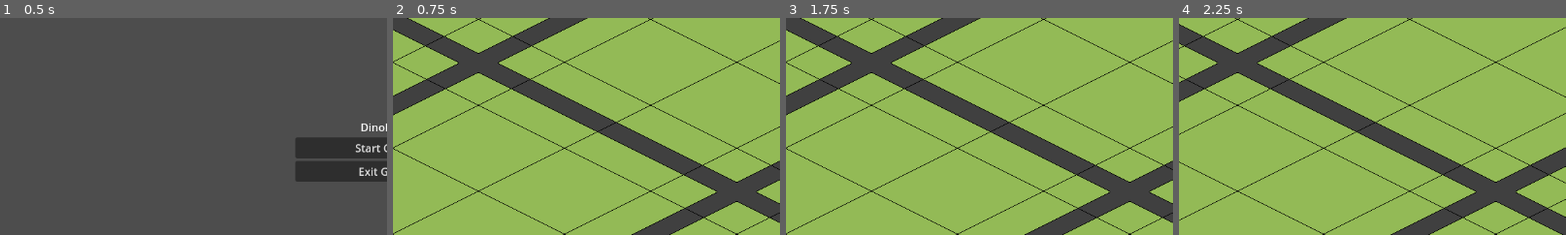
Above: before the commit, frames 1-4 (left to right).
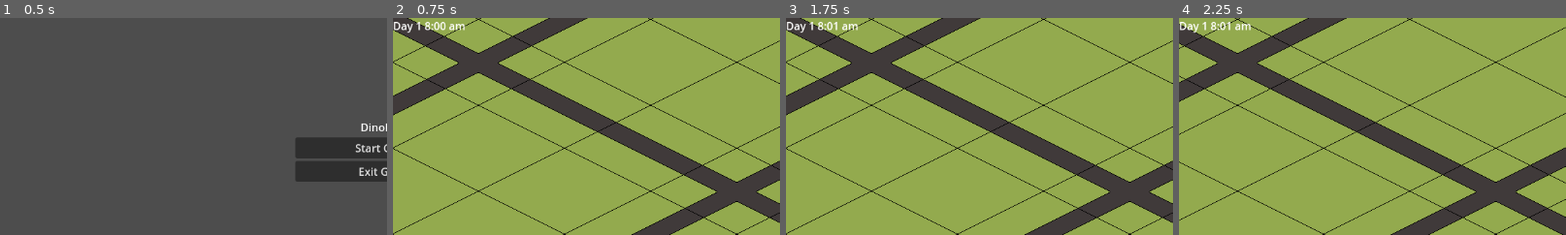
Above: after the commit, the same moments.

Repository: Olyveon/DinoPark
Game: Godot game, scene res://scenes/main_menu.tscn
Two runs of this game, one before a commit and one after it. Both use one fixed random seed, a clock stepped at 60 frames per second and the inputs below.
Inputs (mouse positions are % of the whole screen's width and height, from its top left):
- Up to frame 1 (0.5 s): no input
- Up to frame 2 (0.75 s): click "Start Game" at 0.5 s
- Up to frame 3 (1.75 s): click "Building Mode" at 1.25 s
- Up to frame 4 (2.25 s): tap Enter at 2 s; move the mouse to (72, 45) at 2.02 s; press the mouse at (72, 45) at 2.03 s; hold D (move_right) from 2.03 s (still down)
The pictures show only the part of the screen within x 0-50%, y 0-50%; the shares and areas given below are measured in that part.

Frame 1 is identical in both runs. In frame 2, 0.4% of the frame differs, in the area x 0-19%, y 1-7%; in frame 3, 0.4%; in frame 4, 0.4%.

Commit message:
added a day and night cycle with time and day counters

Diff:
--- /dev/null
+++ b/assets/daynightcycle-gradient-texture.tres
@@ -0,0 +1,10 @@
+[gd_resource type="GradientTexture1D" load_steps=2 format=3 uid="uid://bkpc1kjm4t2xn"]
+
+[sub_resource type="Gradient" id="Gradient_faefq"]
+interpolation_mode = 2
+offsets = PackedFloat32Array(0, 0.208301, 0.379708, 0.5196, 0.599539, 0.678709, 1)
+colors = PackedColorArray(0.169088, 0.18037, 0.333017, 1, 0.215204, 0.199866, 0.394424, 1, 0.428431, 0.193332, 0.564388, 1, 0.953258, 0.459474, 0.668641, 1, 1, 0.594559, 0.609267, 1, 1.00198, 0.870214, 0.866891, 1, 1, 1, 1, 1)
+
+[resource]
+gradient = SubResource("Gradient_faefq")
+width = 2048
--- a/savedGame/save_loader.gd
+++ b/savedGame/save_loader.gd
@@ -1,4 +1,5 @@
 extends Node
+@onready var canvas_modulate = %CanvasModulate
 @onready var tile_map = %TileMap
 @onready var player = %Player
 @onready var camera = player.get_child(0)
@@ -6,6 +7,8 @@
 func save_game():
 	var saved_game:SavedGame = SavedGame.new()
 
+	saved_game.global_time = Global.time
+	saved_game.global_past_minute = Global.past_minute
 	saved_game.camera_zoom = camera.zoom
 	saved_game.player_position = player.position
 
@@ -18,8 +21,11 @@
 
 func load_game():
 	Global.on_load()
+	canvas_modulate.on_load()
 	var saved_game:SavedGame = load("user://savegame.tres") as SavedGame
 
+	Global.past_minute = saved_game.global_past_minute - 1.0
+	Global.time = saved_game.global_time
 	player.position = saved_game.player_position
 	camera.zoom = saved_game.camera_zoom
 
--- a/savedGame/saved_game.gd
+++ b/savedGame/saved_game.gd
@@ -3,4 +3,6 @@
 
 @export var player_position:Vector2
 @export var camera_zoom:Vector2
+@export var global_time:float
 @export var saved_data:Array[SavedData] = []
+@export var global_past_minute:float
--- a/scenes/game.tscn
+++ b/scenes/game.tscn
@@ -6,7 +6,10 @@
 [ext_resource type="Texture2D" uid="uid://dj7p2rqw3s24g" path="res://assets/sprites/standard_buildings.png" id="2_qo3u4"]
 [ext_resource type="PackedScene" uid="uid://dhv0rqpd7v57h" path="res://scenes/building.tscn" id="4_8ndy6"]
 [ext_resource type="Script" path="res://scripts/pause.gd" id="4_4261l"]
+[ext_resource type="Script" path="res://scripts/day_night_cycle.gd" id="6_bodcb"]
 [ext_resource type="Script" path="res://savedGame/save_loader.gd" id="7_6alr0"]
+[ext_resource type="Texture2D" uid="uid://bkpc1kjm4t2xn" path="res://assets/daynightcycle-gradient-texture.tres" id="7_g0air"]
+[ext_resource type="Script" path="res://scripts/ui_controller.gd" id="8_s0tum"]
 
 [sub_resource type="TileSetAtlasSource" id="TileSetAtlasSource_ine23"]
 resource_name = "terrain"
@@ -91,10 +94,17 @@
 [node name="Camera" type="Camera2D" parent="Player"]
 position = Vector2(577, 322)
 
+[node name="CanvasModulate" type="CanvasModulate" parent="."]
+unique_name_in_owner = true
+color = Color(0.166521, 0.14248, 0.448751, 1)
+script = ExtResource("6_bodcb")
+gradient = ExtResource("7_g0air")
+
 [node name="Interface" type="CanvasLayer" parent="."]
 layer = 2
 
 [node name="UI" type="Control" parent="Interface"]
+unique_name_in_owner = true
 layout_mode = 3
 anchors_preset = 15
 anchor_right = 1.0
@@ -104,6 +114,7 @@
 grow_horizontal = 2
 grow_vertical = 2
 mouse_filter = 2
+script = ExtResource("8_s0tum")
 
 [node name="Label" type="Label" parent="Interface/UI"]
 layout_mode = 1
@@ -156,6 +167,19 @@
 text = "Building Mode
 "
 
+[node name="HBoxContainer2" type="HBoxContainer" parent="Interface/UI"]
+layout_mode = 1
+anchors_preset = 10
+anchor_right = 1.0
+grow_horizontal = 2
+
+[node name="DayLabel" type="Label" parent="Interface/UI/HBoxContainer2"]
+layout_mode = 2
+text = "Day"
+
+[node name="HourLabel" type="Label" parent="Interface/UI/HBoxContainer2"]
+layout_mode = 2
+
 [node name="Menu" type="CanvasLayer" parent="."]
 process_mode = 3
 layer = 3
--- a/scripts/Global.gd
+++ b/scripts/Global.gd
@@ -1,4 +1,8 @@
 extends Node
+
 var building_mode = false
+var time:float = 0.0
+var past_minute:float = -1.0
+
 func on_load():
 	building_mode = false
--- /dev/null
+++ b/scripts/day_night_cycle.gd
@@ -0,0 +1,41 @@
+extends CanvasModulate
+
+const MINUTES_PER_DAY = 1440
+const MINUTES_PER_HOUR = 60
+const INGAME_TO_REAL_MINUTE_DURATION = (2 * PI) / MINUTES_PER_DAY
+
+signal time_tick(day:int, hour:int, minute:int)
+
+@export var gradient:GradientTexture1D
+@export var INGAME_SPEED = 1.0
+@export var INITIAL_HOUR = 8:
+	set(h):
+		INITIAL_HOUR = h
+		Global.time = INGAME_TO_REAL_MINUTE_DURATION * INITIAL_HOUR * MINUTES_PER_HOUR
+
+
+func on_load():
+	_recaculate_time()
+
+func _ready() -> void:
+	Global.time = INGAME_TO_REAL_MINUTE_DURATION * INITIAL_HOUR * MINUTES_PER_HOUR
+
+func _process(delta: float) -> void:
+	Global.time += delta * INGAME_TO_REAL_MINUTE_DURATION * INGAME_SPEED
+	var value = (sin(Global.time - PI / 2) + 1.0) / 2.0
+	self.color = gradient.gradient.sample(value)
+
+	_recaculate_time()
+
+func _recaculate_time() -> void:
+	var total_minutes = int(Global.time / INGAME_TO_REAL_MINUTE_DURATION)
+
+	var day = int(total_minutes / MINUTES_PER_DAY)
+
+	var current_day_minutes = total_minutes % MINUTES_PER_DAY
+
+	var hour = int(current_day_minutes / MINUTES_PER_HOUR)
+	var minute = int(current_day_minutes % MINUTES_PER_HOUR)
+	if Global.past_minute != minute:
+		Global.past_minute = minute
+		time_tick.emit(day,hour,minute)
--- /dev/null
+++ b/scripts/daynightcycle-gradient-texture.tres
@@ -0,0 +1,10 @@
+[gd_resource type="GradientTexture1D" load_steps=2 format=3 uid="uid://bkpc1kjm4t2xn"]
+
+[sub_resource type="Gradient" id="Gradient_faefq"]
+interpolation_mode = 2
+offsets = PackedFloat32Array(0, 0.208301, 0.379708, 0.5196, 0.599539, 0.678709, 1)
+colors = PackedColorArray(0.169088, 0.18037, 0.333017, 1, 0.215204, 0.199866, 0.394424, 1, 0.428431, 0.193332, 0.564388, 1, 0.953258, 0.459474, 0.668641, 1, 1, 0.594559, 0.609267, 1, 1.00198, 0.870214, 0.866891, 1, 1, 1, 1, 1)
+
+[resource]
+gradient = SubResource("Gradient_faefq")
+width = 2048
--- a/scripts/game.gd
+++ b/scripts/game.gd
@@ -1,10 +1,16 @@
 extends Node2D
+
 var ui_hover = true
+
 @onready var tile_map = %TileMap
+@onready var ui = %UI
+@onready var canvas_modulate = %CanvasModulate
+
 @export var building:PackedScene = load("res://scenes/building.tscn")
-# Called when the node enters the scene tree for the first time.
+
 func _ready():
 	Global.building_mode = false
+	canvas_modulate.time_tick.connect(ui.set_daytime)
 
 #Construction mode
 func _input(event):
--- /dev/null
+++ b/scripts/ui_controller.gd
@@ -0,0 +1,29 @@
+extends Control
+
+@onready var day_label = $HBoxContainer2/DayLabel
+@onready var time_label = $HBoxContainer2/HourLabel
+
+func set_daytime(day: int, hour: int, minute: int) -> void:
+	day_label.text = "Day " + str(day + 1)
+	time_label.text = _amfm_hour(hour) + ":" + _minute(minute) + " " + _am_pm(hour)
+
+
+func _amfm_hour(hour:int) -> String:
+	if hour == 0:
+		return str(12)
+	if hour > 12:
+		return str(hour - 12)
+	return str(hour)
+
+
+func _minute(minute:int) -> String:
+	if minute < 10:
+		return "0" + str(minute)
+	return str(minute)
+
+
+func _am_pm(hour:int) -> String:
+	if hour < 12:
+		return "am"
+	else:
+		return "pm"
Not shown: 1 places in scenes/game.tscn that only renumber resources
